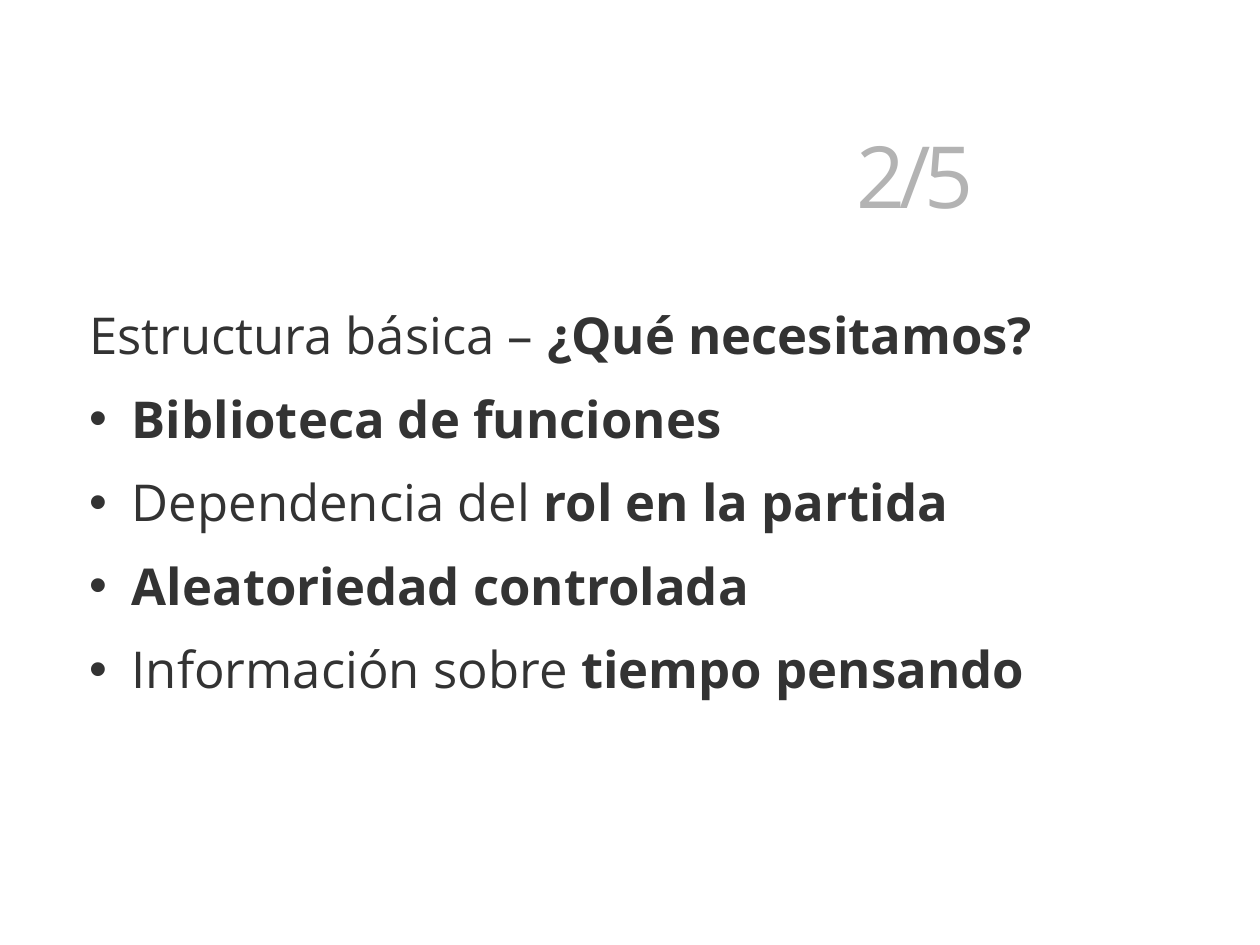
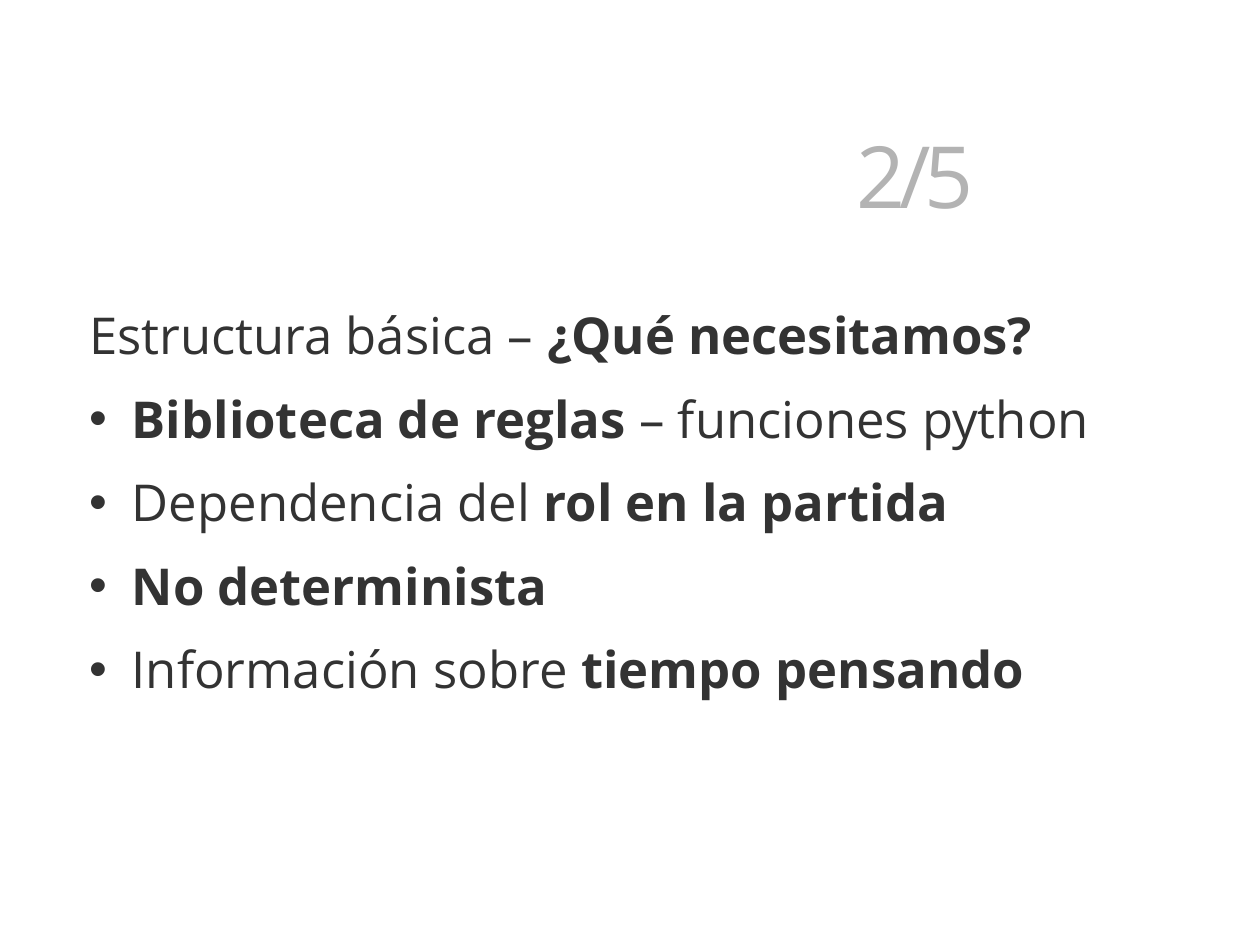
Before and after one commit to 3oheme/dominous, a slide deck: slide 34 of docs/presentacion/presentacion.odp (slide 32 before the commit). Drawn at 1260x945 pixels with LibreOffice and Linux fonts; fonts in the diff are those of the drawing; background and template pictures are left out. Boxes give left, top, right and bottom in pixels: in the first picture for what was removed or moved away, otherwise in the second. Text is boxed around its words. In the diff, an @@ line names an element or a change of style, - is before the commit and + after.

```diff
--- a/docs/presentacion/presentacion.odp
+++ b/docs/presentacion/presentacion.odp
@@ text at (132,399,1089,451): text changed @@
-• Biblioteca de funciones
+• Biblioteca de reglas – funciones python
@@ text at (132,566,547,606): text changed @@
-• Aleatoriedad controlada
+• No determinista
```
Also in this commit, not shown: 11 other slides changed, 7 slides added, 6 slides removed.
